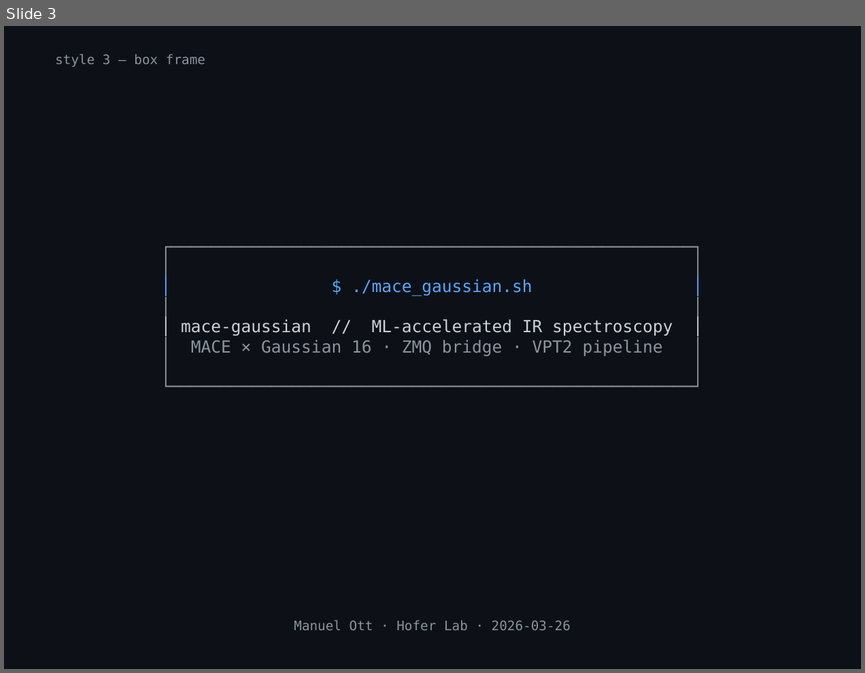
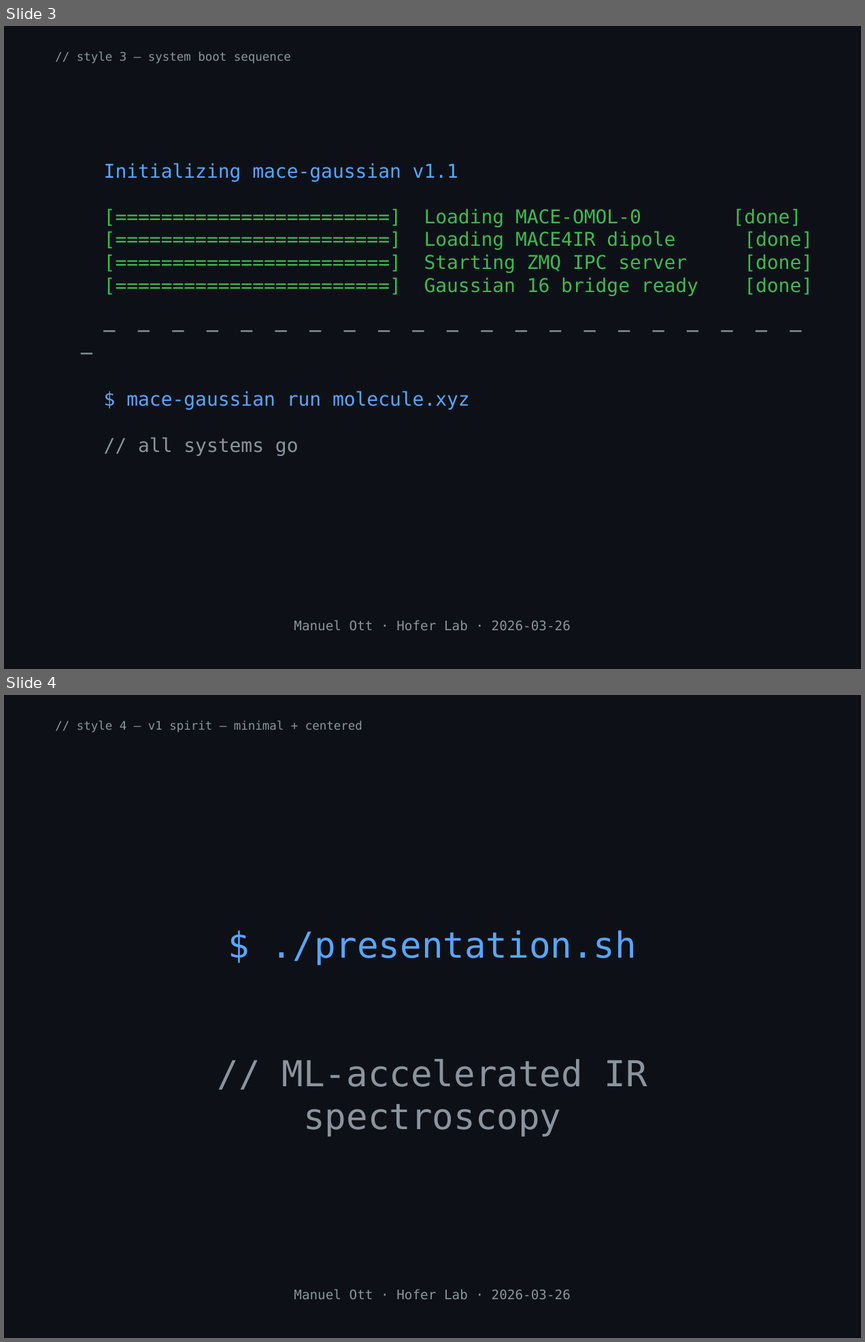
Before and after one commit to mott91/mace_gaussian_interface, a slide deck: presentation/banners/title_banners.pptx. Shown one above the other, each under a label of ours: slide 3 before the commit, slides 3 and 4 after it. The pictures are 865x673 and 865x1342 pixels, drawn with LibreOffice and Linux fonts; fonts in the diff are those of the drawing. Boxes give left, top, right and bottom in pixels: in the first picture for what was removed or moved away, otherwise in the second. Text is boxed around its words. In the diff, an @@ line names an element or a change of style, - is before the commit and + after.

```diff
--- a/presentation/banners/title_banners.pptx
+++ b/presentation/banners/title_banners.pptx
@@ slide 4 added at (x1=4, y1=695, x2=861, y2=1338), background #0D1117 @@
@@ text added at (x1=77, y1=720, x2=362, y2=732), 10 pt, text #8B949E @@
+// style 4 — v1 spirit — minimal + centered
@@ text added at (x1=271, y1=930, x2=647, y2=1136), 30 pt, text #8B949E @@
+$ ./presentation.sh
+// ML-accelerated IR spectroscopy
@@ text added at (x1=294, y1=1289, x2=570, y2=1299), 11 pt, text #8B949E @@
+Manuel Ott · Hofer Lab · 2026-03-26
@@ slide 3 changed as well @@
@@ text at (x1=77, y1=51, x2=291, y2=63): text changed; size 11 to 10 pt @@
-style 3 — box frame
+// style 3 — system boot sequence
@@ text at (x1=104, y1=163, x2=813, y2=456): text changed; size 14 to 16 pt; text colour #8B949E to #3FB950 @@
-┌────────────────────────────────────────────────────┐
-│ │
-│ $ ./mace_gaussian.sh │
-│ │
-│ mace-gaussian // ML-accelerated IR spectroscopy │
-│ MACE × Gaussian 16 · ZMQ bridge · VPT2 pipeline │
-│ │
-└────────────────────────────────────────────────────┘
+Initializing mace-gaussian v1.1
+[========================] Loading MACE-OMOL-0 [done]
+[========================] Loading MACE4IR dipole [done]
+[========================] Starting ZMQ IPC server [done]
+[========================] Gaussian 16 bridge ready [done]
+─ ─ ─ ─ ─ ─ ─ ─ ─ ─ ─ ─ ─ ─ ─ ─ ─ ─ ─ ─ ─ ─
+$ mace-gaussian run molecule.xyz
+// all systems go
```
Also in this commit, not shown: 2 other slides changed, 1 slide removed, 1 other file.
